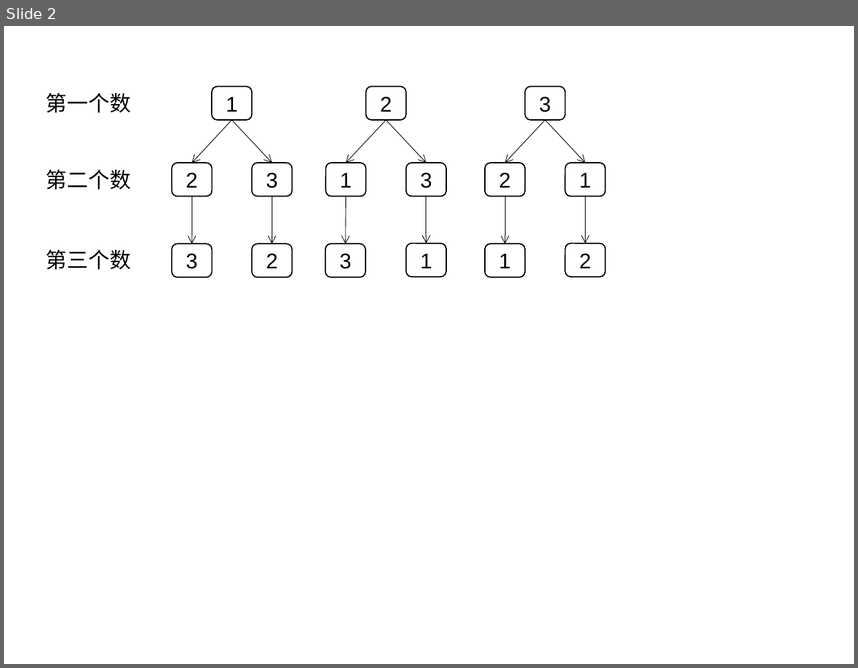
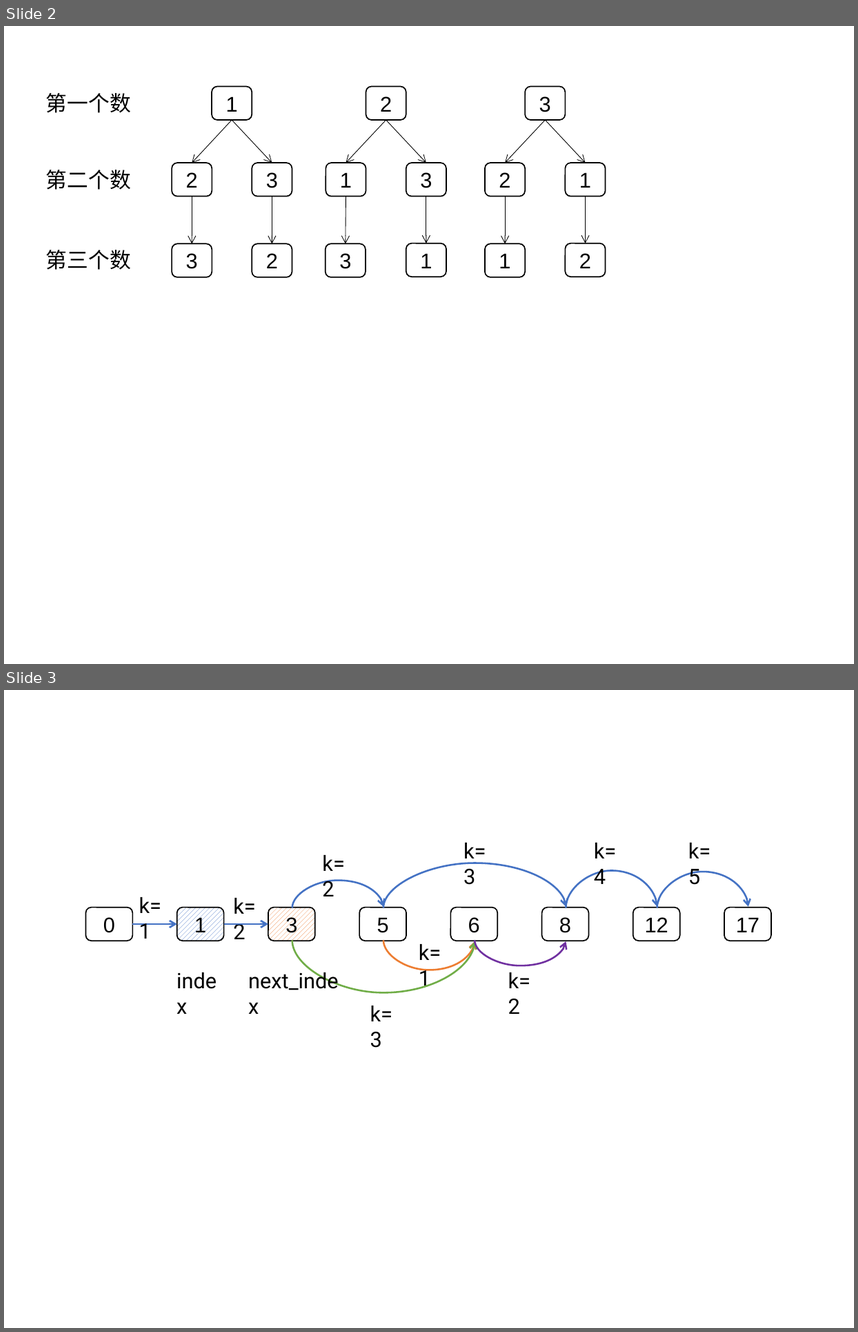
Before and after one commit to movetobe/movetobe.github.io, a slide deck: xxx.pptx. Shown one above the other, each under a label of ours: slide 2 before the commit, slides 2 and 3 after it. The pictures are 858x668 and 858x1332 pixels, drawn with LibreOffice and Linux fonts; fonts in the diff are those of the drawing. Boxes give left, top, right and bottom in pixels: in the first picture for what was removed or moved away, otherwise in the second. Text is boxed around its words. In the diff, an @@ line names an element or a change of style, - is before the commit and + after.

```diff
--- a/xxx.pptx
+++ b/xxx.pptx
@@ slide 3 added at box(4, 690, 854, 1328), background #FFFFFF @@
@@ group added at box(85, 842, 771, 1047): 11 texts, 8 rounded rectangles, 7 curved arrows, 2 arrows @@
+0
+1
+3
+5
+6
+8
+12
+17
+k=2
+k=1
+k=2
+k=1
+k=3
+k=4
+k=2
+k=3
+k=5
+index
+next_index
```
Also in this commit, not shown: 1 other slide added, 14 other files.
